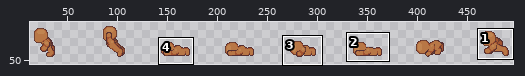
Sprite sheet, stored at Assets/character/Template/Left/TemplateLeftRoll.png. The picture above shows the old version from afar; the outline marks the close-up.
Close-up. Before the commit:
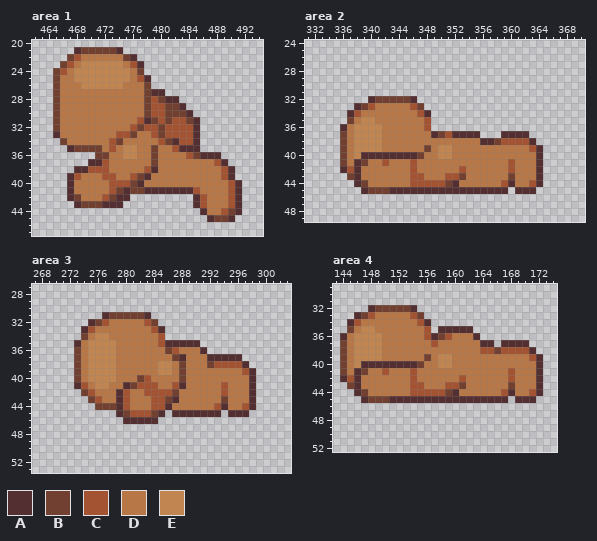
The file is 512x64 pixels. Shown: area 1: x 462..494, y 20..47; area 2: x 331..370, y 24..49; area 3: x 267..303, y 27..53; area 4: x 143..174, y 29..52. The wide view leaves out empty margins.
Palette (. is transparent): A #542f31  B #714030  C #a35331  D #b87746  E #c18551
Pixels before, area 1, first column x 465:
21 ...ABBBBBA.................
22 ..BCDDDDDDBA...............
23 .BCDEEEEEEDCA..............
24 BCDEEEEEEEEDB..............
25 BDDEEEEEEEEDCA.............
26 BDDDEEEEEEDDDB.............
27 BDDDDDDDDDDDDBAA...........
28 BDDDDDDDDDDDDBCBAA.........
29 BDDDDDDDDDDDDBCCBBA........
30 BDDDDDDDDDDDDBCCBBBA.......
31 BDDDDDDDDDDDCABCBCCBA......
32 BDDDDDDDDDDCBCCBCCCCA......
33 ADDDDDDDDCCBDDCBCCCCA......
34 .BDDDDDDCBDDDDDCBACCA......
35 ..ABBBBDCDEEDDBDDCAAA......
36 ......BBDDEEDDBDDDDCBAAA...
37 .....AACDDDDDDBDDDDDDDDCA..
38 ...AACCCDDDDDCADDDDDDDDDCA.
39 ..ACDDDCCDDCBADDDDDDDDDDCA.
40 ..ADDDDDCCCBADDDDDDDDDDDDCA
41 ..ADDDDDCBABBAAAAAAACDDDDCA
42 ..ABDDDCBAA.........ACDDDCA
43 ...ABBBAAA..........ACDDDCA
44 .....................ADDCBA
45 ......................ABBA.
Pixels before, area 2, first column x 336:
32 ....ABBBBBA..................
33 ..ABCDDDDDCB.................
34 .ACDDDDDDDDCA................
35 .BDEEDDDDDDDC................
36 ADEEEEDDDDDDC................
37 BDEEEEDDDDDDDABCAAAA...AAAA..
38 BDEEEEDDDDDDDDDDDDDDAABCCCCA.
39 BDEEEEDDDDDDBDEEDDDDDDDDDDDCA
40 BDEAAAAAAAABDDEEDDDDDDDDDDDDA
41 BDABDDCDDDCDDDDDDDDDDDDDCDDDA
42 ACADDDDDDDCDDDDDDCDDDDDDCDDDA
43 .BADDDDDDDCCDDDCCBDDDDDDBDDDA
44 ..ABDDDDDDCCCCCBADDDDDDCADDCA
45 ...ABBBAAAAAAAAAAAAAAAAA.AAA.
Pixels before, area 3, first column x 273:
31 ....ABBBBBA...............
32 ..ABCDDDDDCB..............
33 .ACDDDDDDDDCA.............
34 .BDEEDDDDDDDC.............
35 ADEEEEDDDDDDCAAAAA........
36 BDEEEEDDDDDDDBCDDDA.......
37 BDEEEEDDDDDDDDBADDDAAAAA..
38 BDEEEEDDDDDDEEDBDDDBCCCCA.
39 BDEEEEDDDDDDEEDBDDDDDDDDCA
40 BDEEEEDDDBCDDDDBDDDDDDDDDA
41 ACDEEDDABCCCDDCADDDDDCDDDA
42 .BCDDDACDDCCCCBDDDDDDCDDDA
43 ..BCDDACDDDCCBADDDDDDBDDDA
44 ...BBBACDDDCCADDDDDDCADDCA
45 ......ABCCCBA.AAAAAAA.AAA.
46 .......AAAAA..............
Pixels before, area 4, first column x 144:
32 ....ABBBBBA..................
33 ..ABCDDDDDCB.................
34 .ACDDDDDDDDCA................
35 .BDEEDDDDDDDC.AAAAA..........
36 ADEEEEDDDDDDCABCDDDA.........
37 BDEEEEDDDDDDDCDDDDDDAA.AAAA..
38 BDEEEEDDDDDDDDDDDDDDCCBCCCCA.
39 BDEEEEDDDDDDBDEEDDDDDDDDDDDCA
40 BDEAAAAAAAABDDEEDDDDDDDDDDDDA
41 BDABDDCDDDCDDDDDDDDDDDDDCDDDA
42 ACADDDDDDDCDDDDDDCDDDDDDCDDDA
43 .BADDDDDDDCCDDDCCBDDDDDDBDDDA
44 ..ABDDDDDDCCCCCBADDDDDDCADDCA
45 ...ABBBAAAAAAAAAAAAAAAAA.AAA.
The result:
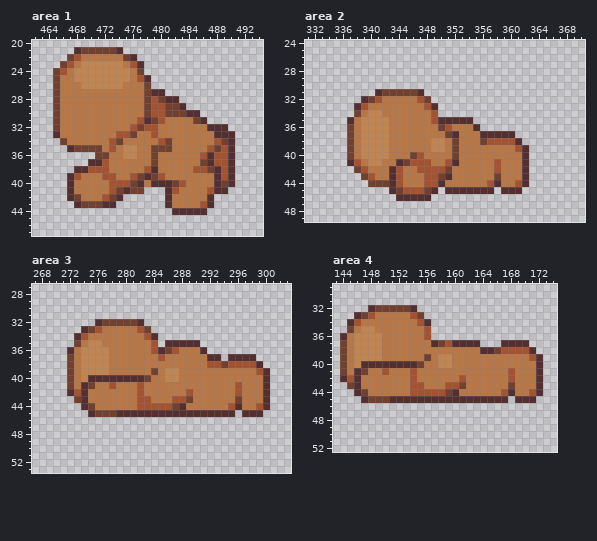
Changes in this commit:
Area 1:
y 30: x 485 . -> A
y 31: x 481..486 BCCBA. -> DDDDBA
y 32: x 480..489 BCCCCA.... -> DDDDDDDAAA
y 33: x 480..490 BCCCCA..... -> DDDDDDDDAAA
y 34: x 482..490 ACCA..... -> DDDDDDCBA
y 35: x 480..490 DDCAAA..... -> BBDDDDDCBCA
y 36: x 484..486 CBA -> DDC; x 488..490 A.. -> CCA
y 37: x 486..487 DD -> BA; x 489..490 A. -> CA
y 38: x 485..488 DDDD -> CCBA
y 39: x 479..480 DD -> BC; x 488 D -> A
y 40: x 479..483 DDDDD -> AAABC; x 488..491 DDCA -> ABA.
y 41: x 478..480 AAA -> ...; x 482..485 AAAC -> CDDD; x 487..491 DDDCA -> CAA..
y 42: x 475 A -> .; x 481..491 ....ACDDDCA -> ADDDDDA....
y 43: x 474 A -> .; x 481..485 ....A -> ADDDD; x 487..491 DDDCA -> A....
y 44: x 482..485 .... -> AAAA; x 487..491 DDCBA -> .....
y 45: x 487..490 ABBA -> ....
Area 2:
y 31: x 341..347 ....... -> ABBBBBA
y 32: x 339..348 .ABBBBBA.. -> ABCDDDDDCB
y 33: x 339..340 BC -> CD; x 346..349 CB.. -> DDCA
y 34: x 337..338 AC -> .B; x 340..341 DD -> EE; x 347..349 CA. -> DDC
y 35: x 337 B -> A; x 341..342 DD -> EE; x 348..354 C...... -> DCAAAAA
y 36: x 336..338 ADE -> .BD; x 342 D -> E; x 348..355 C....... -> DDBCDDDA
y 37: x 336..338 BDE -> .BD; x 342 D -> E; x 349..351 ABC -> DDB; x 353..358 AAA... -> DDDAAA; x 361..362 AA -> ..
y 38: x 336..338 BDE -> .BD; x 342 D -> E; x 349..350 DD -> EE; x 352 D -> B; x 356..358 AAB -> BCC; x 361..363 CCA -> A..
y 39: x 336..338 BDE -> .BD; x 342 D -> E; x 348..349 BD -> DE; x 351..352 ED -> DB; x 361..364 DDCA -> CA..
y 40: x 336..347 BDEAAAAAAAAB -> .BDEEEEDDDBC; x 350..352 EED -> DDB; x 362..364 DDA -> A..
y 41: x 336..342 BDABDDC -> .ACDEED; x 344..345 DD -> AB; x 347..348 DD -> CC; x 351..352 DD -> CA; x 358 D -> C; x 360 C -> D; x 362..364 DDA -> A..
y 42: x 336..339 ACAD -> ..BC; x 343..344 DD -> AC; x 346..351 CDDDDD -> DCCCCB; x 353 C -> D; x 358 D -> C; x 360 C -> D; x 362..364 DDA -> A..
y 43: x 337..340 BADD -> ..BC; x 343..344 DD -> AC; x 346..353 CCDDDCCB -> DDCCBADD; x 358 D -> B; x 360 B -> D; x 362..364 DDA -> A..
y 44: x 338..344 ABDDDDD -> ..BBBAC; x 346..347 CC -> DD; x 350..352 CBA -> ADD; x 357..364 DDCADDCA -> CADDCA..
y 45: x 339..342 ABBB -> ....; x 344..348 AAAAA -> BCCCB; x 350 A -> .; x 358 A -> .; x 360 . -> A; x 362..363 AA -> ..
y 46: x 344..348 ..... -> AAAAA
Area 3:
y 31: x 277..283 ABBBBBA -> .......
y 32: x 275..284 ABCDDDDDCB -> .ABBBBBA..
y 33: x 275..276 CD -> BC; x 282..285 DDCA -> CB..
y 34: x 273..274 .B -> AC; x 276..277 EE -> DD; x 283..285 DDC -> CA.
y 35: x 273 A -> B; x 277..278 EE -> DD; x 284..285 DC -> C.
y 36: x 272..274 .BD -> ADE; x 278 E -> D; x 284..285 DD -> CA
y 37: x 272..274 .BD -> BDE; x 278 E -> D; x 285 D -> C; x 287..288 BA -> DD; x 294 A -> .; x 297..298 .. -> AA
y 38: x 272..274 .BD -> BDE; x 278 E -> D; x 285..286 EE -> DD; x 288 B -> D; x 292 B -> C; x 294 C -> B; x 297..299 A.. -> CCA
y 39: x 272..274 .BD -> BDE; x 278 E -> D; x 284..285 DE -> BD; x 287..288 DB -> ED; x 297..300 CA.. -> DDCA
y 40: x 272..283 .BDEEEEDDDBC -> BDEAAAAAAAAB; x 286..288 DDB -> EED; x 298..300 A.. -> DDA
y 41: x 272..278 .ACDEED -> BDABDDC; x 280..281 AB -> DD; x 283..284 CC -> DD; x 287..288 CA -> DD; x 294 C -> D; x 296 D -> C; x 298..300 A.. -> DDA
y 42: x 272..275 ..BC -> ACAD; x 279..280 AC -> DD; x 282..287 DCCCCB -> CDDDDD; x 289 D -> C; x 294 C -> D; x 296 D -> C; x 298..300 A.. -> DDA
y 43: x 273..276 ..BC -> BADD; x 279..280 AC -> DD; x 282..289 DDCCBADD -> CCDDDCCB; x 294 B -> D; x 296 D -> B; x 298..300 A.. -> DDA
y 44: x 274..280 ..BBBAC -> ABDDDDD; x 282..283 DD -> CC; x 286..288 ADD -> CBA; x 293..300 CADDCA.. -> DDCADDCA
y 45: x 275..278 .... -> ABBB; x 280..284 BCCCB -> AAAAA; x 286 . -> A; x 294 . -> A; x 296 A -> .; x 298..299 .. -> AA
y 46: x 280..284 AAAAA -> .....
Area 4:
y 35: x 158..162 AAAAA -> .....
y 36: x 157..163 ABCDDDA -> .......
y 37: x 157..165 CDDDDDDAA -> ABCAAAA..
y 38: x 164..165 CC -> AA
Where, in picture pixels (left, top, right, bottom), the same in both close-ups:
changed: (116, 110, 242, 222)
changed: (340, 89, 543, 201)
changed: (67, 312, 270, 424)
changed: (431, 326, 494, 354)
